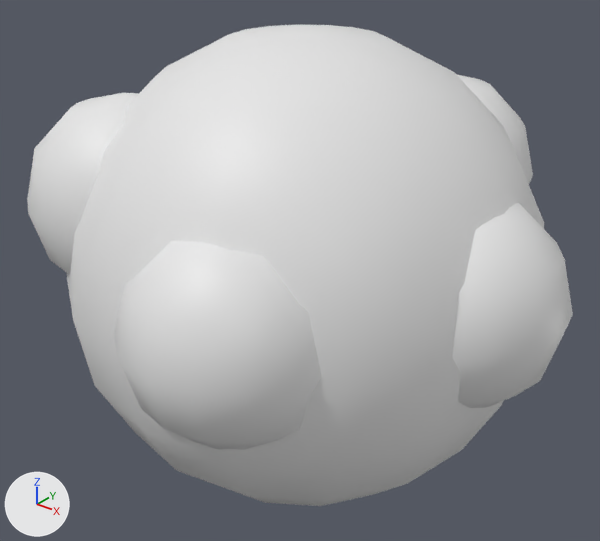
Two versions of the glTF model wings/clay/models/film.glb, one commit apart.
The view is the same before and after, from a camera (50 mm lens) standing at (0.838, -1.063, 1.064) and looking at (0.001, -0.016, 0.416). Arrows for +X, +Y and +Z are at lower left; the lights stay in place. The first picture is the older version. Vertices at exactly the same position are counted once.

In view in the first picture: 'film'.
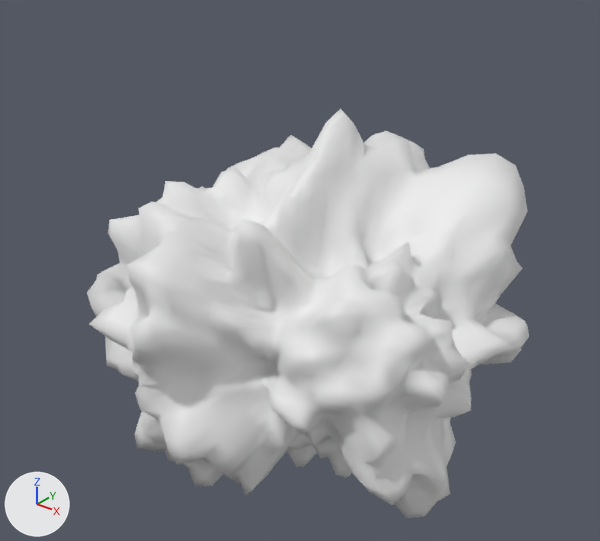
Boxes [x1, y1, x2, y2] around the edits, measured in the pictures (600 x 541 px):
'film', reshaped, moved (19% narrower, 15% shorter): before [27, 25, 573, 506]; after [87, 109, 529, 518]
part 1 of me_film, rebuilt (7% narrower, 15% shorter): before [67, 25, 544, 506]; after [87, 109, 529, 518]
part 2 of me_film, deleted: before [457, 75, 533, 184]
part 3 of me_film, deleted: before [27, 93, 139, 274]
part 4 of me_film, deleted: before [452, 203, 573, 408]
part 5 of me_film, deleted: before [114, 241, 322, 450]

What the commit changed:
me_film is used by ob_film; location (0.0, 0.0, 0.42).
me_film had 556 vertices, 1088 faces and spanned x -0.424..0.48, y -0.464..0.466, z -0.42..0.42.
me_film now has 2562 vertices, 5120 faces and spans x -0.424..0.383, y -0.393..0.375, z -0.024..0.687.
me_film part 1: the loose piece of 146 vertices spanning x -0.42..0.42, y -0.42..0.42, z -0.42..0.42 is rebuilt with 2562 vertices and now spans x -0.424..0.383, y -0.393..0.375, z -0.024..0.687.
me_film part 2: the loose piece of 82 vertices spanning x -0.088..0.272, y 0.106..0.466, z -0.05..0.31 is deleted.
me_film part 3: the loose piece of 82 vertices spanning x -0.421..-0.061, y -0.359..0.001, z -0.05..0.31 is deleted.
me_film part 4: the loose piece of 82 vertices spanning x 0.12..0.48, y -0.18..0.18, z -0.15..0.21 is deleted.
me_film part 5: the loose piece of 82 vertices spanning x -0.083..0.277, y -0.464..-0.104, z -0.15..0.21 is deleted.
Other edits to the shape of me_film do not show in these pictures.
Object 'film' (ob_film) moves from (0.0, 0.0, 0.42) to (0.0, 0.0, 0.0).
